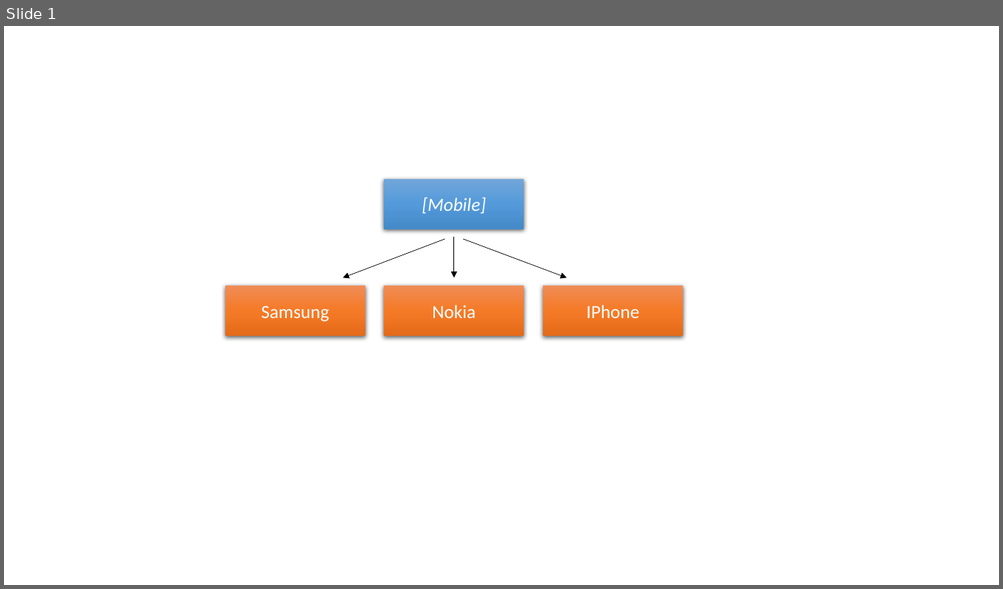
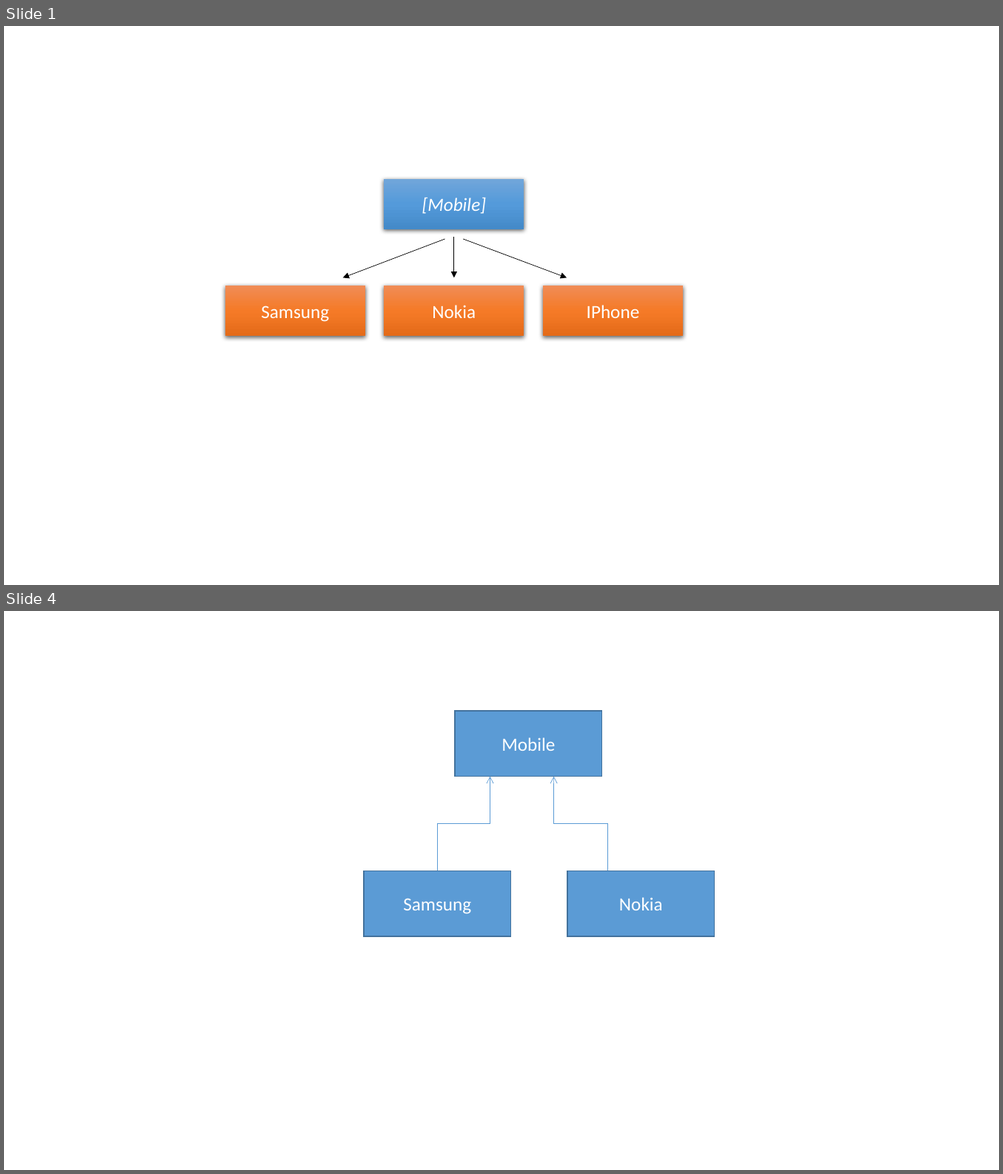
Before and after one commit to linus123/Mentoring-Resources, a slide deck: src/ObjectOrientedProgramming/OOP_Images.pptx. Shown one above the other, each under a label of ours: slide 1 before the commit, slides 1 and 4 after it; the slides between them are not shown. The pictures are 1003x589 and 1003x1174 pixels, drawn with LibreOffice and Linux fonts; fonts in the diff are those of the drawing. Boxes give left, top, right and bottom in pixels: in the first picture for what was removed or moved away, otherwise in the second. Text is boxed around its words. In the diff, an @@ line names an element or a change of style, - is before the commit and + after.

```diff
--- a/src/ObjectOrientedProgramming/OOP_Images.pptx
+++ b/src/ObjectOrientedProgramming/OOP_Images.pptx
@@ slide 4 added at [4,611,999,1170], background #FFFFFF @@
@@ rectangle added at [455,711,602,777], fill #5B9BD5, outline #43739E 1 pt, 18 pt, text #FFFFFF @@
+Mobile
@@ elbow arrow added from (438, 871) to (489, 777), #5B9BD5 0.5 pt @@
@@ elbow arrow added from (608, 871) to (554, 777), #5B9BD5 0.5 pt @@
@@ rectangle added at [364,871,511,937], fill #5B9BD5, outline #43739E 1 pt, 18 pt, text #FFFFFF @@
+Samsung
@@ rectangle added at [567,871,714,937], fill #5B9BD5, outline #43739E 1 pt, 18 pt, text #FFFFFF @@
+Nokia
```
Also in this commit, not shown: 2 other slides added, 1 other file.
